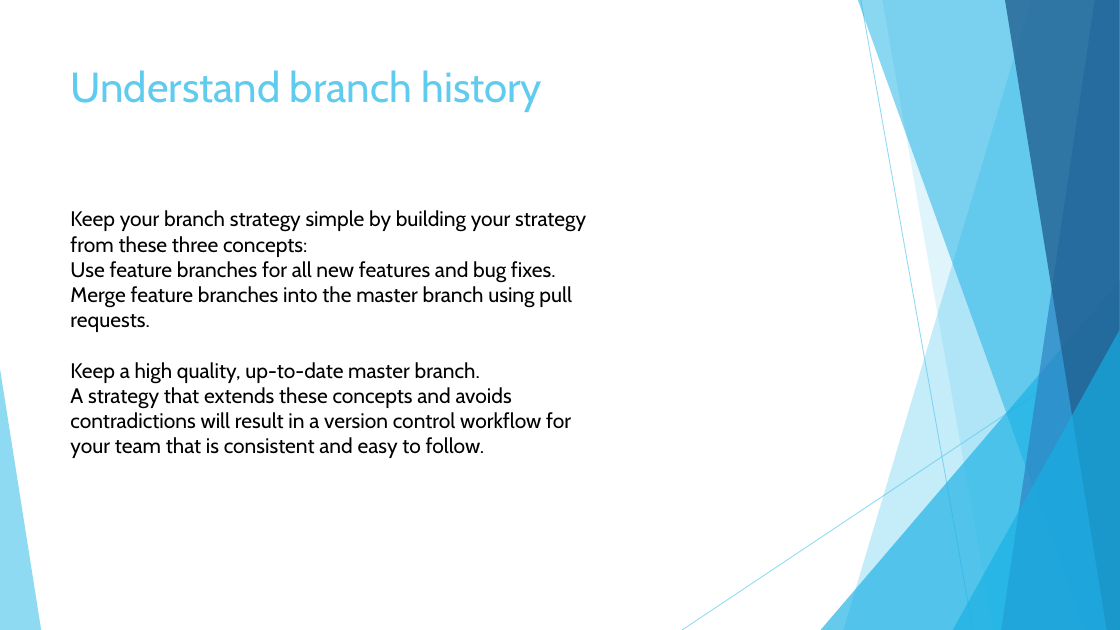
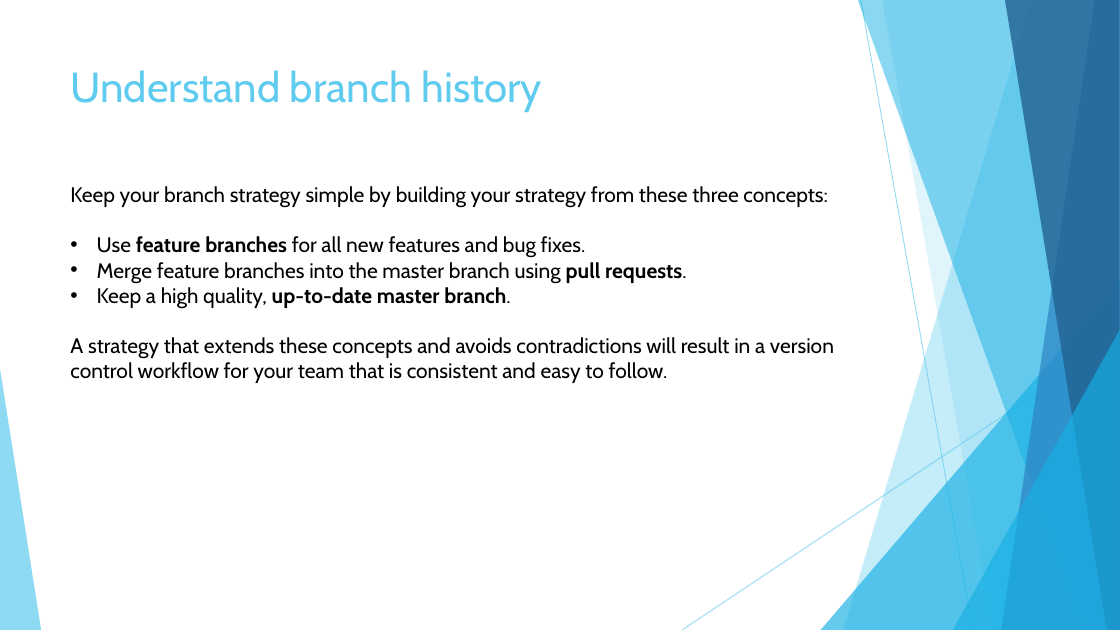
Before and after one commit to KarolinaUr/ProjSystBI, a slide deck: slide 18 of P02_GIT/ProjP1_02_GIT.pptx (slide 6 before the commit). Drawn at 1120x630 pixels with LibreOffice and Linux fonts; fonts in the diff are those of the drawing. Boxes give left, top, right and bottom in pixels: in the first picture for what was removed or moved away, otherwise in the second. Text is boxed around its words. In the diff, an @@ line names an element or a change of style, - is before the commit and + after.

```diff
--- a/P02_GIT/ProjP1_02_GIT.pptx
+++ b/P02_GIT/ProjP1_02_GIT.pptx
@@ text "Keep your branch strategy simple ..." moved from (x1=70, y1=210, x2=586, y2=458) to (x1=70, y1=186, x2=834, y2=383) @@
@@ text at (x1=97, y1=236, x2=687, y2=309): bold on in "feature branches", "pull requests.", "up-to-date master branch."; bullet none to • @@
```
Also in this commit, not shown: 7 other slides changed, 15 slides added, 5 slides removed.
